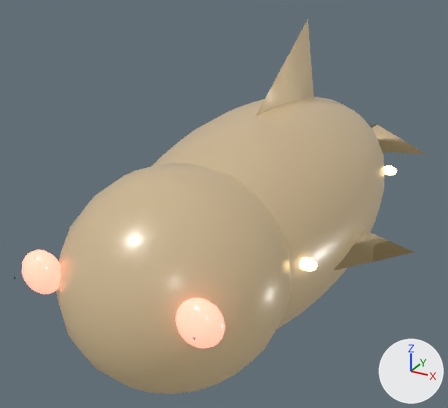
The glTF model assets/models/ocean/fish/thorn-torpedo.glb, before and after one commit.
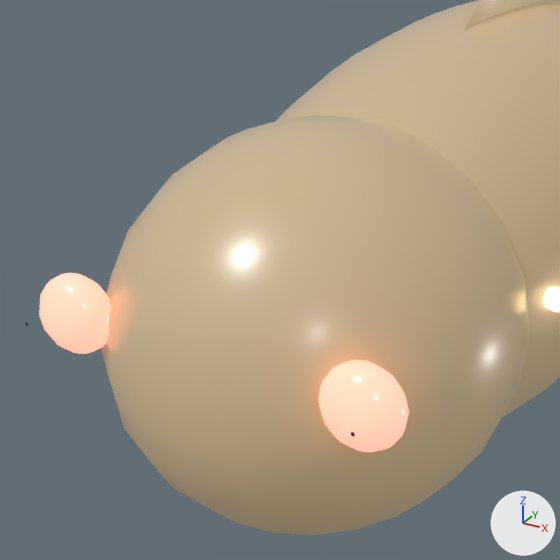
Old and new are each drawn whole from a camera (50 mm lens) standing at (1.54, -3.37, 1.62) and looking at (-0.31, 0.0, -0.06) and again close up on the part from 0% to 69% of the width and 24% to 100% of the height. Lighting does not change. The marker at lower right points along +X, +Y and +Z. The older version's two pictures come first. Where no turn or scale is listed for an object, it has been applied to the vertices.

Names of what the first close-up shows: 'body', 'dorsal-fin-blade', 'head', 'weak-point-eye--1', 'weak-point-eye-1' and 1 more.
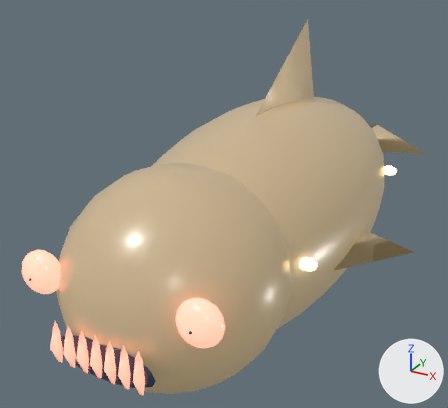
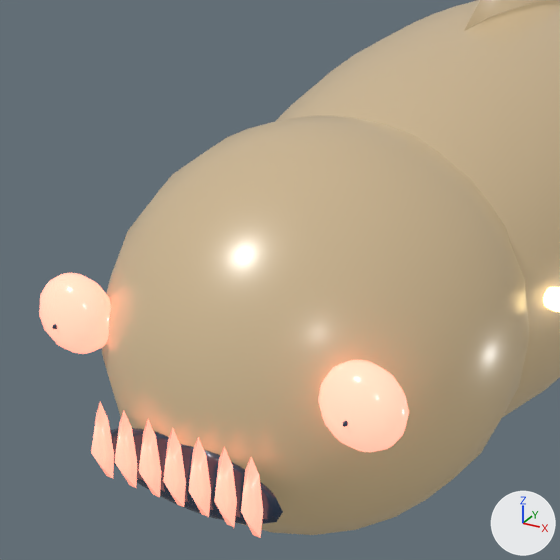
Where the newer file only moved an object's origin or applied its transform, the numbers keep the older frame.

Where the change shows, as pixel boxes (x1, y1, x2, y2) in the close-ups (560 x 560 px):
```json
{"object": "mouth", "change": "added", "after": [110, 428, 283, 525]}
{"object": "fang-3", "change": "added", "after": [241, 457, 263, 538]}
{"object": "fang-2", "change": "added", "after": [214, 447, 237, 527]}
{"object": "fang-1", "change": "added", "after": [189, 437, 211, 517]}
{"object": "fang-0", "change": "added", "after": [163, 428, 186, 507]}
{"object": "fang--1", "change": "added", "after": [139, 420, 161, 497]}
{"object": "fang--2", "change": "added", "after": [115, 410, 137, 488]}
{"object": "fang--3", "change": "added", "after": [91, 402, 114, 478]}
```

Scene script edits in JSON lines:
```json
{"op": "add", "block": "me_sphere_144_1", "code": ["me_sphere_144_1 = bpy.data.meshes.new('Sphere.144')", "me_sphere_144_1.from_pydata(...)  # 114 vertices, 224 faces; spans x -0.28..0.28, y -0.035..0.035, z -0.1..0.1", "me_sphere_144_1.materials.append(mat_thorn_torpedo_pupil)  # dark blue #26354b"]}
{"op": "add", "block": "me_cone_151", "code": ["me_cone_151 = bpy.data.meshes.new('Cone.151')", "me_cone_151.from_pydata([(0.0, 0.025, 0.12), (0.02, 0.025, 0.075), (0.024, 0.025, -0.027), (0.011, 0.025, -0.108), (-0.011, 0.025, -0.108), (-0.024, 0.025, -0.027), (-0.02, 0.025, 0.075), (0.0, -0.025, 0.0)], [], [(0, 7, 1), (1, 7, 2), (2, 7, 3), (3, 7, 4), (4, 7, 5), (6, 0, 1), (1, 2, 3), (3, 4, 5), (5, 6, 1), (1, 3, 5), (5, 7, 6), (6, 7, 0)])", "me_cone_151.materials.append(mat_thorn_torpedo_eye)  # pink #ff9b86, glowing pink #ff9b86"]}
{"op": "add", "block": "ob_mouth", "code": ["ob_mouth = bpy.data.objects.new('mouth', me_sphere_144_1)", "ob_mouth.location = (0.0, -1.671, -0.11)"]}
{"op": "add", "block": "ob_fang__3", "code": ["ob_fang__3 = bpy.data.objects.new('fang--3', me_cone_151)", "ob_fang__3.location = (-0.225, -1.73, -0.07)"]}
{"op": "add", "block": "ob_fang__2", "code": ["ob_fang__2 = bpy.data.objects.new('fang--2', me_cone_151.copy())", "ob_fang__2.location = (-0.15, -1.73, -0.07)"]}
{"op": "add", "block": "ob_fang__1", "code": ["ob_fang__1 = bpy.data.objects.new('fang--1', me_cone_151.copy())", "ob_fang__1.location = (-0.075, -1.73, -0.07)"]}
{"op": "add", "block": "ob_fang_3", "code": ["ob_fang_3 = bpy.data.objects.new('fang-3', me_cone_151.copy())", "ob_fang_3.location = (0.225, -1.73, -0.07)"]}
{"op": "add", "block": "ob_fang_2", "code": ["ob_fang_2 = bpy.data.objects.new('fang-2', me_cone_151.copy())", "ob_fang_2.location = (0.15, -1.73, -0.07)"]}
{"op": "add", "block": "ob_fang_1", "code": ["ob_fang_1 = bpy.data.objects.new('fang-1', me_cone_151.copy())", "ob_fang_1.location = (0.075, -1.73, -0.07)"]}
{"op": "add", "block": "ob_fang_0", "code": ["ob_fang_0 = bpy.data.objects.new('fang-0', me_cone_151.copy())", "ob_fang_0.location = (0.0, -1.73, -0.07)"]}
```
